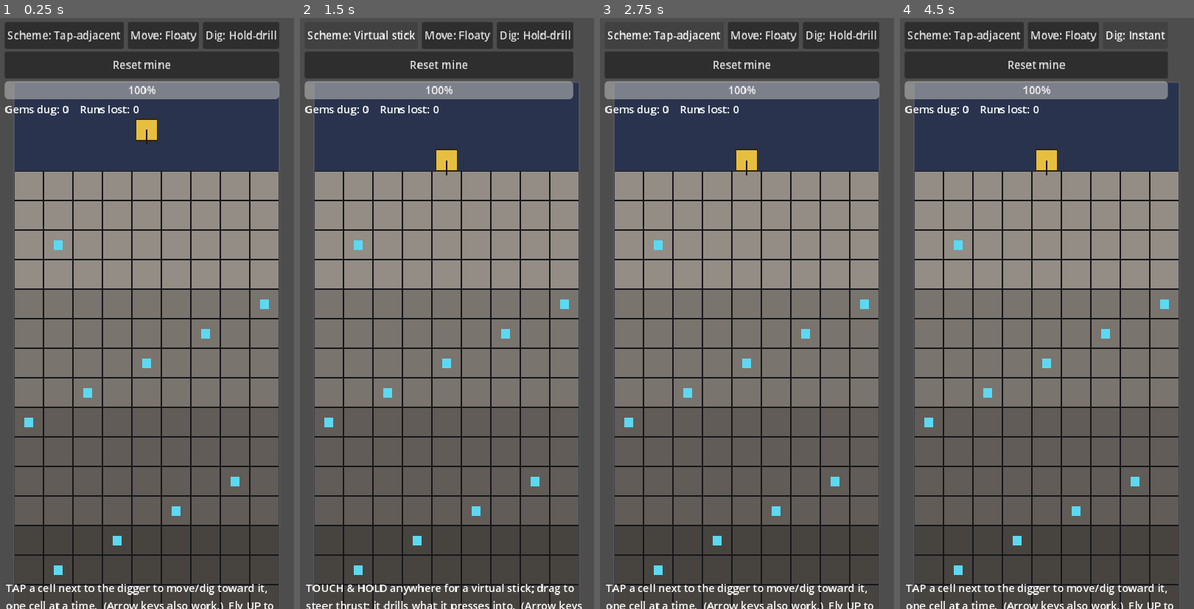
Above: before the commit, frames 1-4 (left to right).
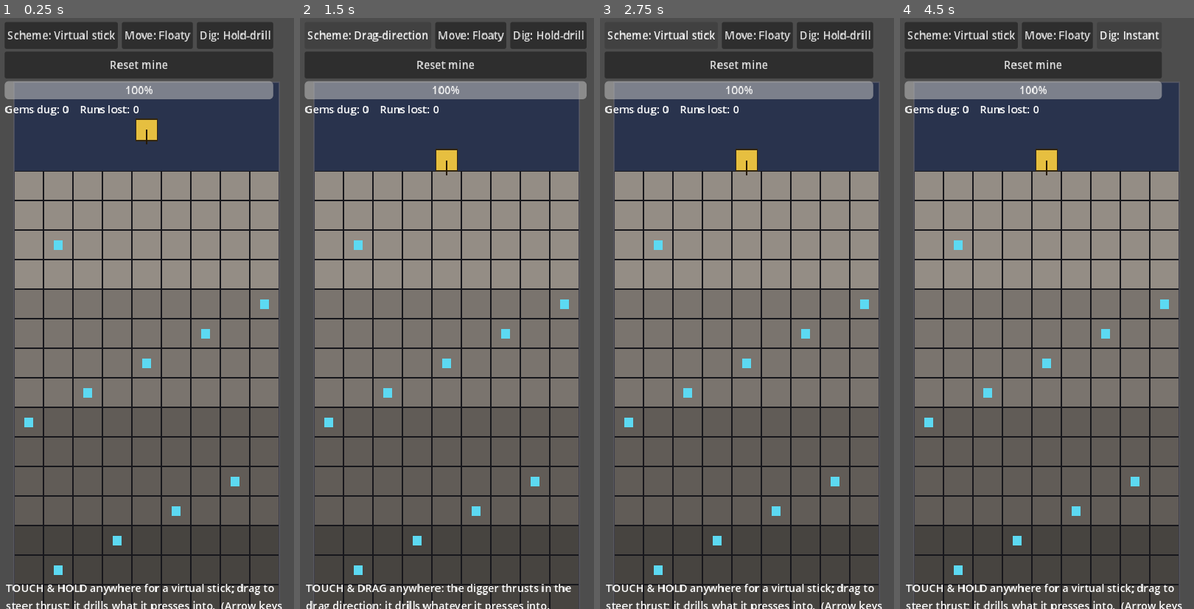
Above: after the commit, the same moments.

Repository: fiachramcv90/gem-mining-game
Game: Godot game, scene res://scenes/Main.tscn
The game is run twice, just before and just after one commit, with the same random seed, the same clock (stepped at 60 frames per second) and the same inputs.
Inputs:
- Up to frame 1 (0.25 s): no input
- Up to frame 2 (1.5 s): click "Scheme: Tap-adjacent" (after the commit: "Scheme: Virtual stick") at 0.5 s; click "Scheme: Drag-direction" (after the commit: "Scheme: Tap-adjacent") at 1.25 s
- Up to frame 3 (2.75 s): click "Scheme: Virtual stick" (after the commit: "Scheme: Drag-direction") at 2 s
- Up to frame 4 (4.5 s): click "Move: Floaty" at 2.75 s; click "Move: Grounded" at 3.5 s; click "Dig: Hold-drill" at 4.25 s

The runs differ from the first frame. In frame 1, 2.7% of the frame differs, in the area x 2-96%, y 0-100%; in frame 2, 2.8%, in the area x 2-98%, y 0-100%; in frame 3, 2.7%; in frame 4, 2.5%.

Commit message:
Tune virtual-stick feel: dead zone + trailing base; default to stick
Chosen combo from feel-testing is virtual stick + floaty + hold-drill.
Refine the stick per feedback:
- add a 16% dead zone (rescaled) so thumb jitter no longer causes drift
- make it a trailing joystick: the base follows the thumb past the ring,
  so reversing thrust direction is instant instead of unwinding the drag
- shrink radius 70->64 for a comfier full-thrust throw
- open the harness on stick/floaty/hold-drill (the winning combo)

Co-Authored-By: Claude Opus 4.8 <noreply@anthropic.com>
Claude-Session: https://claude.ai/code/session_01VPuQnKJkaeLRdt7UWZ7Eat

Diff:
--- a/prototype/scripts/Main.gd
+++ b/prototype/scripts/Main.gd
@@ -5,7 +5,7 @@
 ## timings can be compared LIVE on one build — no rebuild to switch. THROWAWAY.
 
 # live settings the Player reads each frame
-var scheme: int = DiggerPlayer.Scheme.TAP
+var scheme: int = DiggerPlayer.Scheme.STICK
 var move_mode: int = DiggerPlayer.Move.FLOATY
 var dig_mode: int = DiggerPlayer.Dig.DRILL
 
--- a/prototype/scripts/Player.gd
+++ b/prototype/scripts/Player.gd
@@ -38,7 +38,8 @@
 const REFILL := 60.0
 
 # input geometry
-const STICK_RADIUS := 70.0
+const STICK_RADIUS := 64.0
+const STICK_DEAD := 0.16      # fraction of radius ignored, then rescaled (no drift, no jump)
 const DRAG_FULL := 90.0
 const DRAG_DEAD := 14.0
 
@@ -95,7 +96,13 @@
 	match main.scheme:
 		Scheme.STICK:
 			if _stick_active:
-				return ((_stick_knob - _stick_center) / STICK_RADIUS).limit_length(1.0)
+				var raw := (_stick_knob - _stick_center) / STICK_RADIUS
+				var mag := raw.length()
+				if mag < STICK_DEAD:
+					return Vector2.ZERO
+				# rescale past the dead zone so it eases in from 0 instead of jumping
+				var scaled := (mag - STICK_DEAD) / (1.0 - STICK_DEAD)
+				return raw.normalized() * minf(scaled, 1.0)
 		Scheme.DRAG:
 			if _drag_active:
 				var off := _drag_cur - _drag_origin
@@ -139,6 +146,11 @@
 		var drag := event as InputEventScreenDrag
 		if main.scheme == Scheme.STICK and _stick_active:
 			_stick_knob = drag.position
+			# trailing base: if the thumb pulls past the ring, drag the base along
+			# so it stays under the thumb -> reversing direction is instant
+			var off := _stick_knob - _stick_center
+			if off.length() > STICK_RADIUS:
+				_stick_center = _stick_knob - off.normalized() * STICK_RADIUS
 		elif main.scheme == Scheme.DRAG and _drag_active:
 			_drag_cur = drag.position
 
